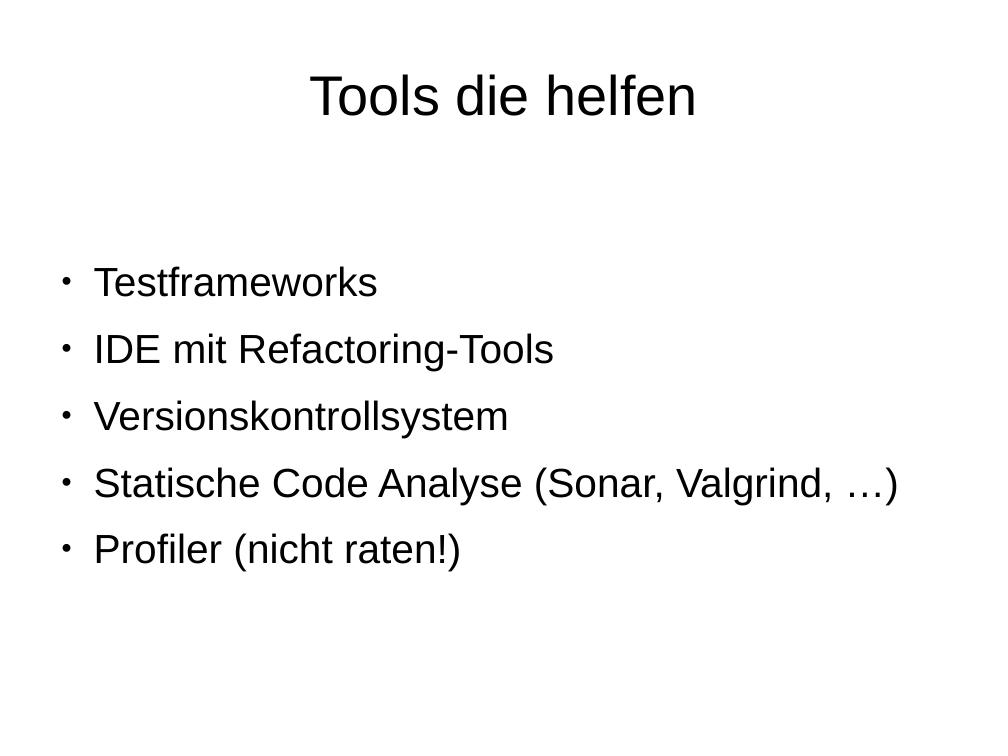
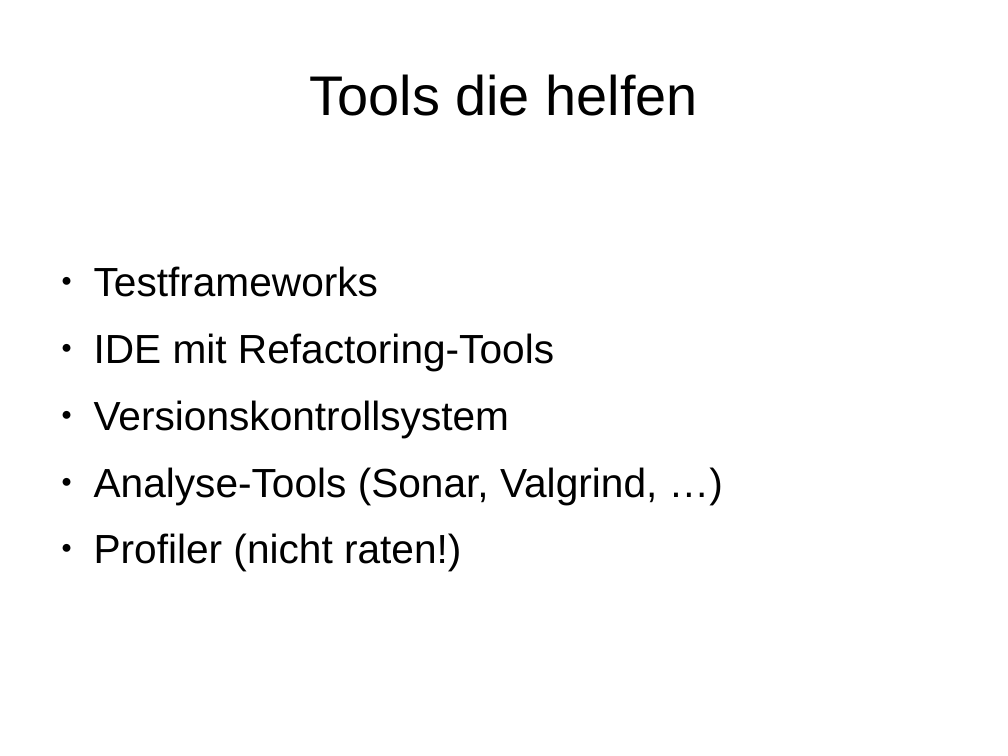
Before and after one commit to Weltraumschaf/Slides, a slide deck: slide 13 of CleanCode/Clean_Code.odp. Drawn at 1008x756 pixels with LibreOffice and Linux fonts; fonts in the diff are those of the drawing. Boxes give left, top, right and bottom in pixels: in the first picture for what was removed or moved away, otherwise in the second. Text is boxed around its words. In the diff, an @@ line names an element or a change of style, - is before the commit and + after.

Commit message:
Fix that Valgrind is not a static analysis tool.

```diff
--- a/CleanCode/Clean_Code.odp
+++ b/CleanCode/Clean_Code.odp
@@ text at box(94, 467, 657, 504): text changed @@
-● Statische Code Analyse (Sonar, Valgrind, …)
+● Analyse-Tools (Sonar, Valgrind, …)
```
Also in this commit, not shown: 1 other file.
